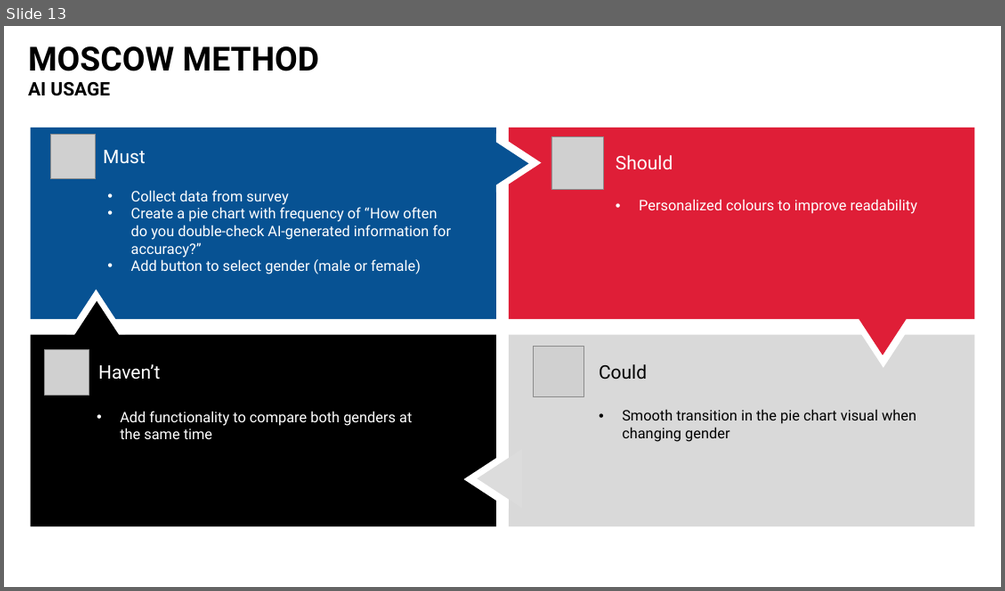
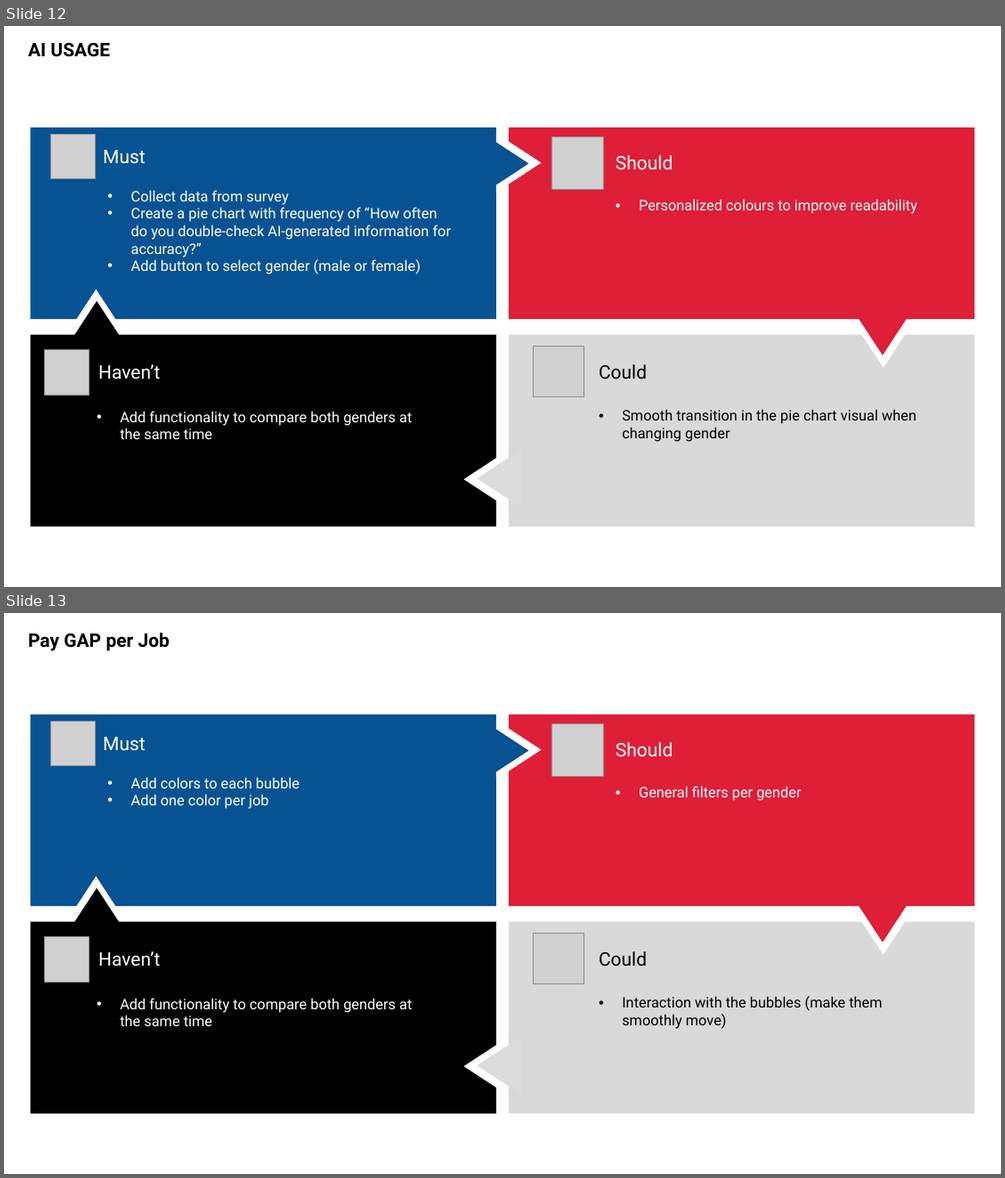
Before and after one commit to bbucalonserra/data-visualization-tool-js, a slide deck: layout-draft.pptx. Shown one above the other, each under a label of ours: slide 13 before the commit, slides 12 and 13 after it. The pictures are 1005x591 and 1005x1178 pixels, drawn with LibreOffice and Linux fonts; fonts in the diff are those of the drawing; grey boxes stand for pictures. Boxes give left, top, right and bottom in pixels: in the first picture for what was removed or moved away, otherwise in the second. Text is boxed around its words. In the diff, an @@ line names an element or a change of style, - is before the commit and + after.

```diff
--- a/layout-draft.pptx
+++ b/layout-draft.pptx
@@ slide 13 added at [4,613,1001,1174], background #FFFFFF @@
@@ text added at [28,633,170,651], 18 pt, text #000000, bold @@
+Pay GAP per Job
@@ picture added at [50,722,96,766] @@
@@ text added at [103,737,146,751], 18 pt, text #FFFFFF @@
+Must
@@ picture added at [551,724,604,777] @@
@@ text added at [615,742,672,757], 18 pt, text #FFFFFF @@
+Should
@@ text added at [131,777,299,809], 14 pt, text #FFFFFF @@
+• Add colors to each bubble
+• Add one color per job
@@ text added at [639,786,801,801], 14 pt, text #FFFFFF @@
+• General filters per gender
@@ group added at [30,714,975,1113]: 8 triangles, 4 rectangles @@
@@ picture added at [44,937,89,981] @@
@@ text added at [98,951,160,966], 18 pt, text #FFFFFF @@
+Haven’t
@@ picture added at [534,933,583,983] @@
@@ text added at [599,951,647,965], 18 pt, text #000000 @@
+Could
@@ text added at [120,997,412,1026], 14 pt, text #FFFFFF @@
+• Add functionality to compare both genders at the same time
@@ text added at [622,996,882,1029], 14 pt, text #000000 @@
+• Interaction with the bubbles (make them smoothly move)
@@ what was slide 13 is now slide 12 @@
@@ slide 12 changed as well @@
@@ text at [28,46,320,71]: paragraph removed @@
-MOSCOW METHOD
```
Also in this commit, not shown: 9 other slides changed, 15 other slides added, 10 slides removed, 4 other files.
